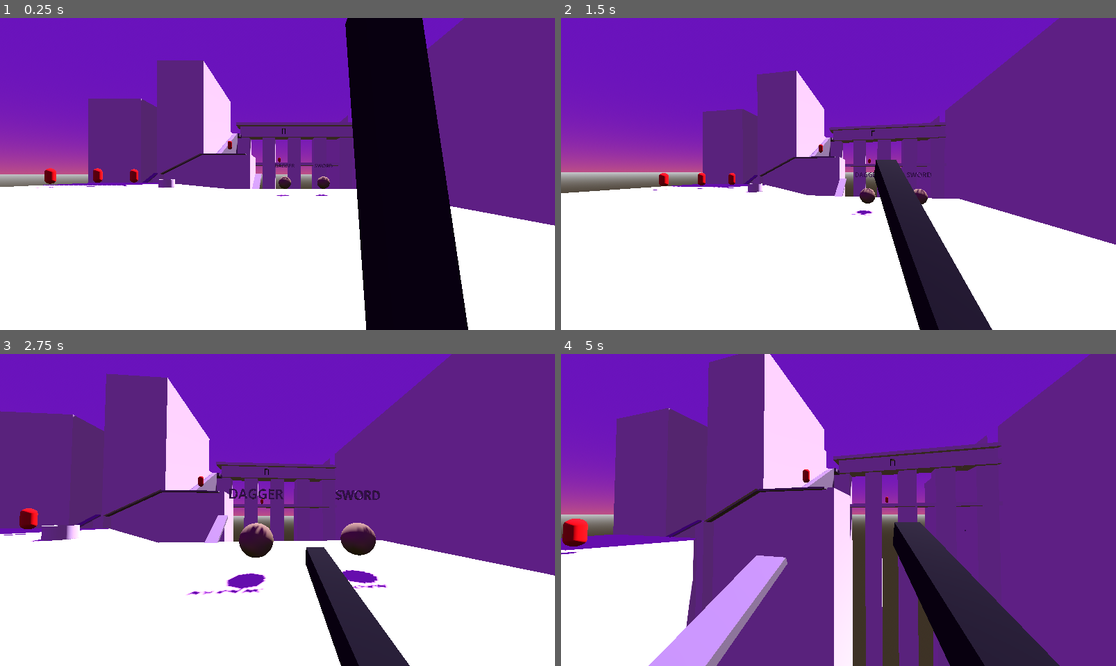
Above: before the commit, frames 1-4 (two rows, left to right).
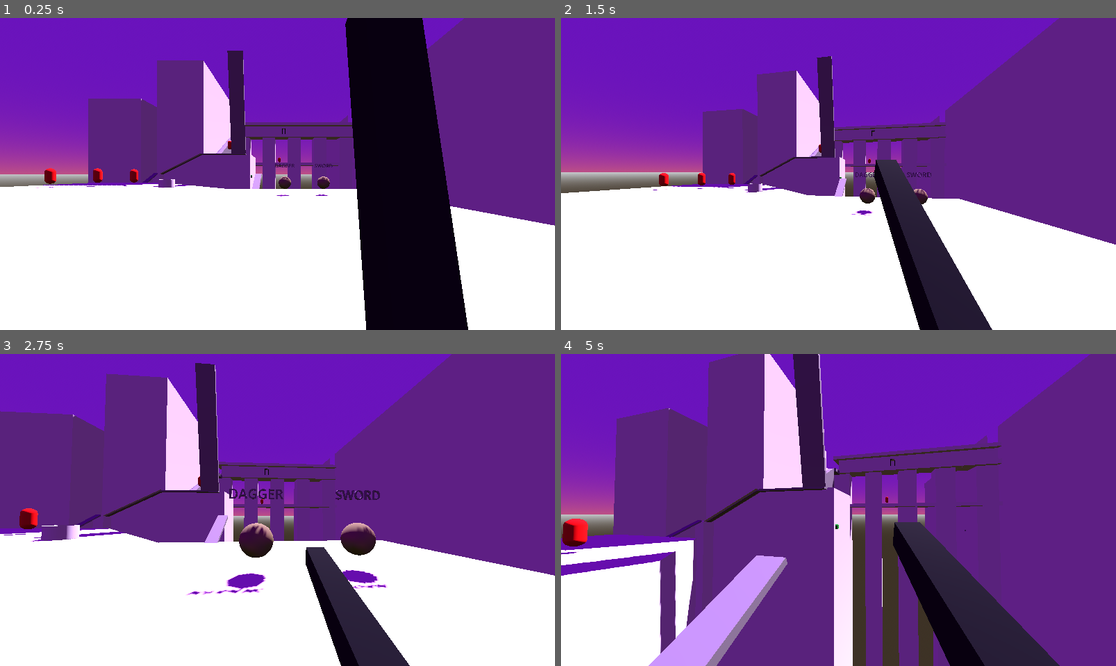
Above: after the commit, the same moments.

Repository: DeepRestGames/pizza-time
Game: Godot game, scene res://Scenes/DarkSouls_Aqueduct.tscn
Two runs of this game, one before a commit and one after it. Both use one fixed random seed, a clock stepped at 60 frames per second and the inputs below.
Inputs (mouse positions are in pixels of both pictures, inside the frame that each line leads up to):
- Up to frame 1 (0.25 s): no input
- Up to frame 2 (1.5 s): tap Enter at 0.5 s; move the mouse to (866, 174) at 0.52 s; hold W (forward) from 0.53 s (still down); click (866, 174) at 0.6 s; tap Space (jump) at 0.77 s; move the mouse to (810, 174) at 1.27 s; tap Shift (sprint) at 1.35 s
- Up to frame 3 (2.75 s): keep holding W (forward); tap Space (jump) at 1.52 s; move the mouse to (288, 503) at 2.02 s; click (288, 503) at 2.1 s
- Up to frame 4 (5 s): keep holding W (forward); move the mouse to (832, 516) at 2.77 s; tap Shift (sprint) at 2.85, 4.35 s; tap Space (jump) at 3.02, 3.77, 4.52 s; move the mouse to (877, 513) at 3.52 s; click (877, 513) at 3.6 s; move the mouse to (794, 506) at 4.27 s

The runs differ from the first frame. In frame 1, 0.9% of the frame differs, in the area x 27-46%, y 10-55%; in frame 2, 0.8%; in frame 3, 1.5%; in frame 4, 3.3%, in the area x 0-51%, y 0-96%.

Commit message:
Added movable platforms (drawbridge) and interactable buttons

Diff:
--- a/GodotProject/Scenes/DarkSouls_Aqueduct.tscn
+++ b/GodotProject/Scenes/DarkSouls_Aqueduct.tscn
@@ -1,9 +1,11 @@
-[gd_scene load_steps=15 format=3 uid="uid://cids036378ug5"]
+[gd_scene load_steps=17 format=3 uid="uid://cids036378ug5"]
 
 [ext_resource type="PackedScene" uid="uid://bq4r28jv36sep" path="res://Scenes/Prefabs/Player.tscn" id="1_ut346"]
 [ext_resource type="PackedScene" uid="uid://b2xtxf8hbu210" path="res://Models/Environment/240202_Dark_souls_aqueduct.gltf" id="3_82p7p"]
 [ext_resource type="PackedScene" uid="uid://cngrix4nac3ym" path="res://Scenes/Prefabs/Enemy.tscn" id="3_xjk1f"]
 [ext_resource type="PackedScene" uid="uid://d3phruk5mowp3" path="res://Scenes/Prefabs/Pickups/PickupItem.tscn" id="4_3tytv"]
+[ext_resource type="PackedScene" uid="uid://dy0nyqewtis1" path="res://Scenes/Prefabs/MovablePlatform.tscn" id="5_b4d6r"]
+[ext_resource type="PackedScene" uid="uid://b8intk1ci0l4v" path="res://Scenes/Prefabs/InteractableButton.tscn" id="6_l0g6y"]
 
 [sub_resource type="ProceduralSkyMaterial" id="ProceduralSkyMaterial_6cv3v"]
 sky_top_color = Color(0.541176, 0.129412, 1, 1)
@@ -167,3 +169,14 @@
 
 [node name="Enemy6" parent="." instance=ExtResource("3_xjk1f")]
 transform = Transform3D(1, 0, 0, 0, 1, 0, 0, 0, 1, 16.6557, 13.5995, -38.667)
+
+[node name="MovablePlatform" parent="." instance=ExtResource("5_b4d6r")]
+transform = Transform3D(1, 0, 0, 0, 0.173652, 0.984807, 0, -0.984807, 0.173652, 8, 1, -1.5)
+
+[node name="InteractableButton" parent="." node_paths=PackedStringArray("movable_platform") instance=ExtResource("6_l0g6y")]
+transform = Transform3D(2.98023e-08, 1, -4.37114e-08, 0, -4.37114e-08, -1, -1, 2.98023e-08, -8.88178e-16, 10.4678, -3.82512, -2.57705)
+movable_platform = NodePath("../MovablePlatform")
+
+[node name="InteractableButton2" parent="." node_paths=PackedStringArray("movable_platform") instance=ExtResource("6_l0g6y")]
+transform = Transform3D(-2.58096e-08, -0.866025, 0.5, 1.49012e-08, 0.5, 0.866025, -1, 2.98023e-08, -8.88178e-16, 23.2699, -3.75, 39.1624)
+movable_platform = NodePath("../MovablePlatform")
--- /dev/null
+++ b/GodotProject/Scenes/Prefabs/InteractableButton.tscn
@@ -0,0 +1,27 @@
+[gd_scene load_steps=5 format=3 uid="uid://b8intk1ci0l4v"]
+
+[ext_resource type="Script" path="res://Scripts/InteractableButton.gd" id="1_p8mvq"]
+
+[sub_resource type="StandardMaterial3D" id="StandardMaterial3D_hroy8"]
+albedo_color = Color(0, 0.713726, 0.129412, 1)
+
+[sub_resource type="CylinderMesh" id="CylinderMesh_6y4b6"]
+material = SubResource("StandardMaterial3D_hroy8")
+top_radius = 0.3
+bottom_radius = 0.3
+height = 0.5
+
+[sub_resource type="CylinderShape3D" id="CylinderShape3D_u0xd6"]
+height = 0.5
+radius = 0.3
+
+[node name="InteractableButton" type="StaticBody3D"]
+collision_layer = 8
+collision_mask = 6
+script = ExtResource("1_p8mvq")
+
+[node name="MeshInstance3D" type="MeshInstance3D" parent="."]
+mesh = SubResource("CylinderMesh_6y4b6")
+
+[node name="CollisionShape3D" type="CollisionShape3D" parent="."]
+shape = SubResource("CylinderShape3D_u0xd6")
--- /dev/null
+++ b/GodotProject/Scenes/Prefabs/MovablePlatform.tscn
@@ -0,0 +1,63 @@
+[gd_scene load_steps=7 format=3 uid="uid://dy0nyqewtis1"]
+
+[ext_resource type="Script" path="res://Scripts/MovablePlatform.gd" id="1_yurs2"]
+
+[sub_resource type="BoxMesh" id="BoxMesh_cuibe"]
+size = Vector3(3, 0.5, 20)
+
+[sub_resource type="BoxShape3D" id="BoxShape3D_qt8se"]
+size = Vector3(3, 0.5, 20)
+
+[sub_resource type="Animation" id="Animation_5d0cn"]
+length = 0.001
+tracks/0/type = "value"
+tracks/0/imported = false
+tracks/0/enabled = true
+tracks/0/path = NodePath(".:rotation")
+tracks/0/interp = 1
+tracks/0/loop_wrap = true
+tracks/0/keys = {
+"times": PackedFloat32Array(0),
+"transitions": PackedFloat32Array(1),
+"update": 0,
+"values": [Vector3(-1.39626, 0, 0)]
+}
+
+[sub_resource type="Animation" id="Animation_t4gbe"]
+resource_name = "move_platform"
+length = 1.5
+tracks/0/type = "value"
+tracks/0/imported = false
+tracks/0/enabled = true
+tracks/0/path = NodePath(".:rotation")
+tracks/0/interp = 1
+tracks/0/loop_wrap = true
+tracks/0/keys = {
+"times": PackedFloat32Array(0, 1.5),
+"transitions": PackedFloat32Array(1, 1),
+"update": 0,
+"values": [Vector3(-1.39626, 0, 0), Vector3(0.289725, 0, 0)]
+}
+
+[sub_resource type="AnimationLibrary" id="AnimationLibrary_kedf1"]
+_data = {
+"RESET": SubResource("Animation_5d0cn"),
+"move_platform": SubResource("Animation_t4gbe")
+}
+
+[node name="MovablePlatform" type="AnimatableBody3D"]
+transform = Transform3D(1, 0, 0, 0, 0.173652, 0.984807, 0, -0.984807, 0.173652, 0, 0, 0)
+script = ExtResource("1_yurs2")
+
+[node name="MeshInstance3D" type="MeshInstance3D" parent="."]
+transform = Transform3D(1, 0, 0, 0, 1, 0, 0, 0, 1, 0, 0, 10)
+mesh = SubResource("BoxMesh_cuibe")
+
+[node name="CollisionShape3D" type="CollisionShape3D" parent="."]
+transform = Transform3D(1, 0, 0, 0, 1, 0, 0, 0, 1, 0, 0, 10)
+shape = SubResource("BoxShape3D_qt8se")
+
+[node name="AnimationPlayer" type="AnimationPlayer" parent="."]
+libraries = {
+"": SubResource("AnimationLibrary_kedf1")
+}
--- a/GodotProject/Scenes/Prefabs/Player.tscn
+++ b/GodotProject/Scenes/Prefabs/Player.tscn
@@ -148,7 +148,7 @@
 
 [node name="WeaponHitbox" type="Area3D" parent="Head/WeaponPivot/WeaponModel"]
 collision_layer = 0
-collision_mask = 4
+collision_mask = 12
 monitoring = false
 
 [node name="CollisionShape3D" type="CollisionShape3D" parent="Head/WeaponPivot/WeaponModel/WeaponHitbox"]
--- a/GodotProject/Scenes/Prefabs/DaggerProjectile.tscn
+++ b/GodotProject/Scenes/Prefabs/Projectile.tscn
@@ -8,10 +8,10 @@
 [sub_resource type="BoxShape3D" id="BoxShape3D_3stxj"]
 size = Vector3(0.1, 0.1, 0.3)
 
-[node name="DaggerProjectile" type="Area3D"]
+[node name="Projectile" type="Area3D"]
 collision_layer = 0
-collision_mask = 4
-script = ExtResource("1_xpupl")
+collision_mask = 13
+script = ExtResource("1_ghg8v")
 
 [node name="MeshInstance3D" type="MeshInstance3D" parent="."]
 mesh = SubResource("BoxMesh_lb5o8")
--- /dev/null
+++ b/GodotProject/Scripts/InteractableButton.gd
@@ -0,0 +1,9 @@
+class_name InteractableButton
+extends StaticBody3D
+
+
+@export var movable_platform: MovablePlatform
+
+
+func activate_button():
+	movable_platform.move_platform()
--- /dev/null
+++ b/GodotProject/Scripts/MovablePlatform.gd
@@ -0,0 +1,12 @@
+class_name MovablePlatform
+extends AnimatableBody3D
+
+
+@onready var animation_player = $AnimationPlayer
+var activated = false
+
+
+func move_platform():
+	if !activated:
+		animation_player.play("move_platform")
+		activated = true
--- a/GodotProject/Scripts/Player.gd
+++ b/GodotProject/Scripts/Player.gd
@@ -27,7 +27,7 @@
 # Weapon & combat variables
 @onready var animation_player = $AnimationPlayer
 @onready var weapon_model = $Head/WeaponPivot/WeaponModel
-var projectile_prefab = preload("res://Scenes/Prefabs/DaggerProjectile.tscn")
+var projectile_prefab = preload("res://Scenes/Prefabs/Projectile.tscn")
 var projectile_instance
 @onready var projectile_throw_trajectory = $Head/Camera3D/ProjectileThrowTrajectory
 
@@ -117,9 +117,13 @@
 
 # Handle enemy hit
 func _on_weapon_hitbox_body_entered(body):
+	if body is Enemy:
 		var enemy = body as Enemy
-		if enemy != null:
-			enemy.take_hit()
+		enemy.take_hit()
+
+	if body is InteractableButton:
+		var button = body as InteractableButton
+		button.activate_button()
 
 
 # Handle pickup items
--- a/GodotProject/Scripts/Projectile.gd
+++ b/GodotProject/Scripts/Projectile.gd
@@ -14,10 +14,15 @@
 
 
 func _on_body_entered(body):
-	var enemy = body as Enemy
-	if enemy != null:
+	if body is Enemy:
+		var enemy = body as Enemy
 		enemy.take_hit()
-		queue_free()
+
+	if body is InteractableButton:
+		var button = body as InteractableButton
+		button.activate_button()
+
+	queue_free()
 
 
 func _on_despawn_timer_timeout():
--- a/GodotProject/project.godot
+++ b/GodotProject/project.godot
@@ -68,6 +68,7 @@
 3d_physics/layer_1="Ground"
 3d_physics/layer_2="Player"
 3d_physics/layer_3="Enemies"
+3d_physics/layer_4="Interactables"
 
 [rendering]
 
Not shown: 1 places in GodotProject/Scenes/Prefabs/Projectile.tscn that only renumber resources
